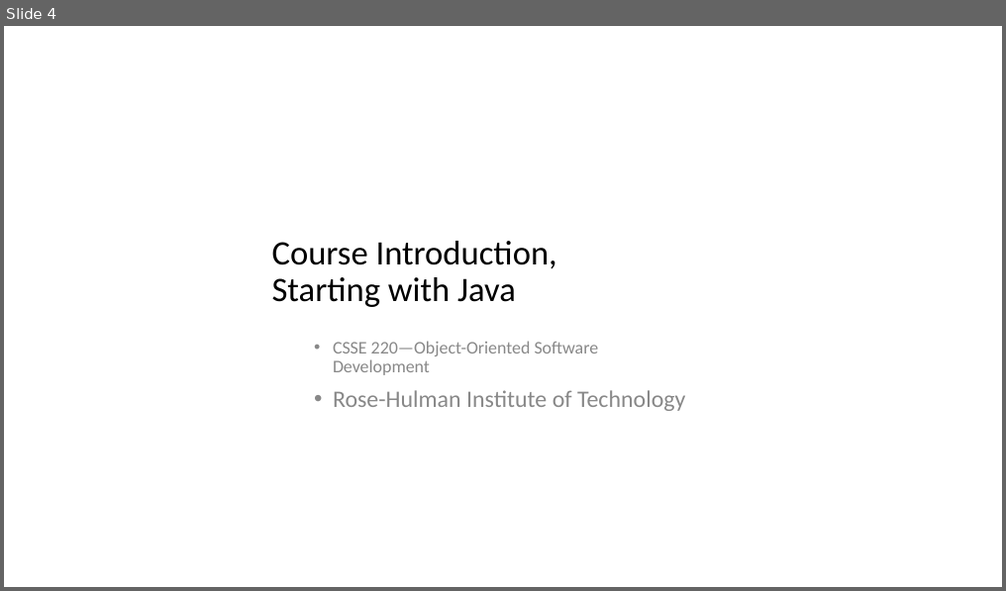
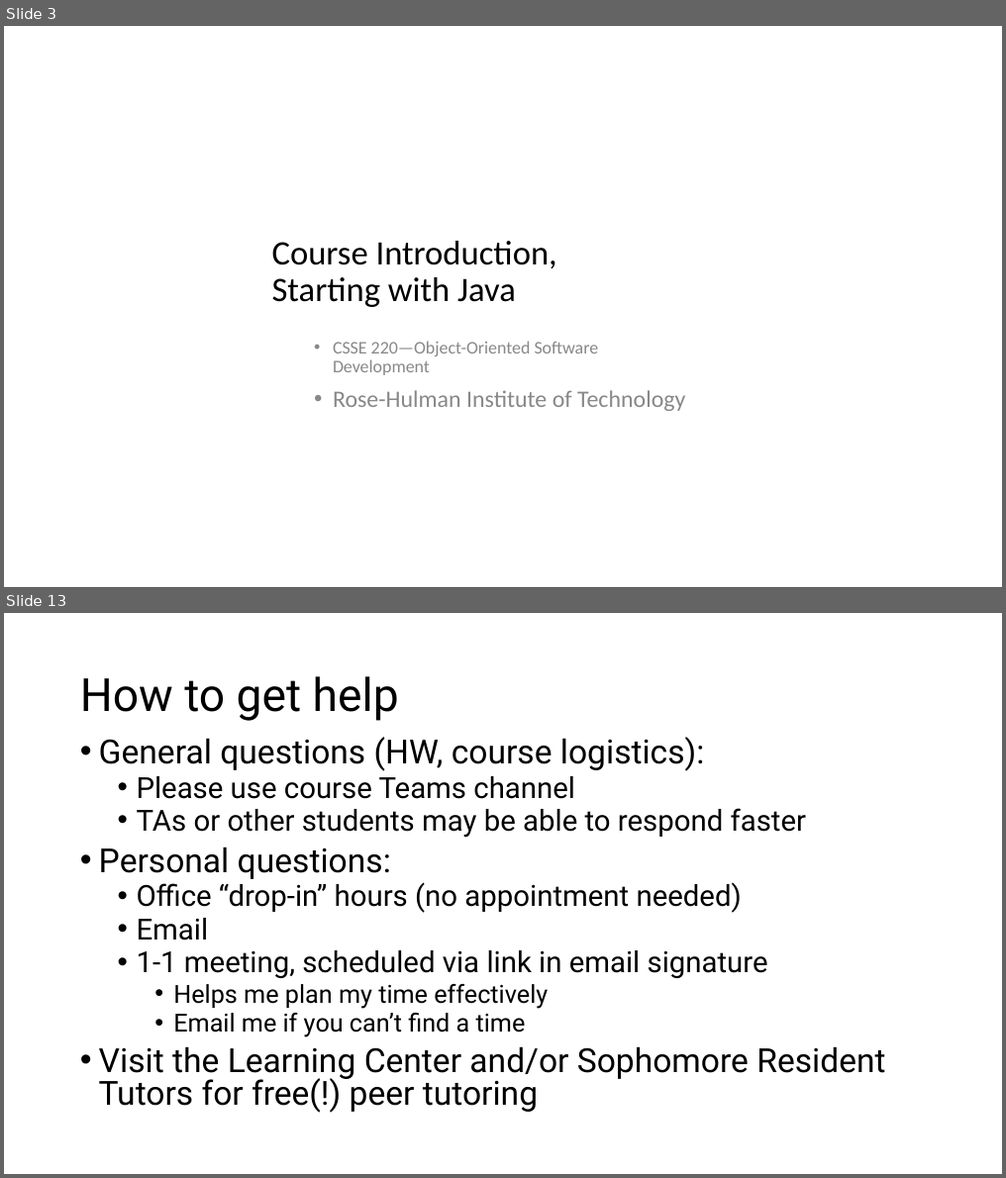
Before and after one commit to RHIT-CSSE/csse220, a slide deck: ClassMaterials/JavaIntro/Slides/Part1-InstructorIntro.pptx. Shown one above the other, each under a label of ours: slide 4 before the commit, slides 3 and 13 after it; the slides between them are not shown. The pictures are 1006x591 and 1006x1178 pixels, drawn with LibreOffice and Linux fonts; fonts in the diff are those of the drawing. Boxes give left, top, right and bottom in pixels: in the first picture for what was removed or moved away, otherwise in the second. Text is boxed around its words. In the diff, an @@ line names an element or a change of style, - is before the commit and + after.

```diff
--- a/ClassMaterials/JavaIntro/Slides/Part1-InstructorIntro.pptx
+++ b/ClassMaterials/JavaIntro/Slides/Part1-InstructorIntro.pptx
@@ slide 13 added at [4, 613, 1002, 1174], background #FFFFFF @@
@@ title added at [80, 676, 399, 721], 44 pt, text #000000 @@
+How to get help
@@ text added at [99, 737, 885, 1113], 28 pt, text #000000 @@
+• General questions (HW, course logistics):
+  • Please use course Teams channel
+  • TAs or other students may be able to respond faster
+• Personal questions:
+  • Office “drop-in” hours (no appointment needed)
+  • Email
+  • 1-1 meeting, scheduled via link in email signature
+    • Helps me plan my time effectively
+    • Email me if you can’t find a time
+• Visit the Learning Center and/or Sophomore Resident Tutors for free(!) peer tutoring
@@ what was slide 4 is now slide 3 @@
```
Also in this commit, not shown: 6 slides changed, 7 other slides added, 5 slides removed, 3 other files.
